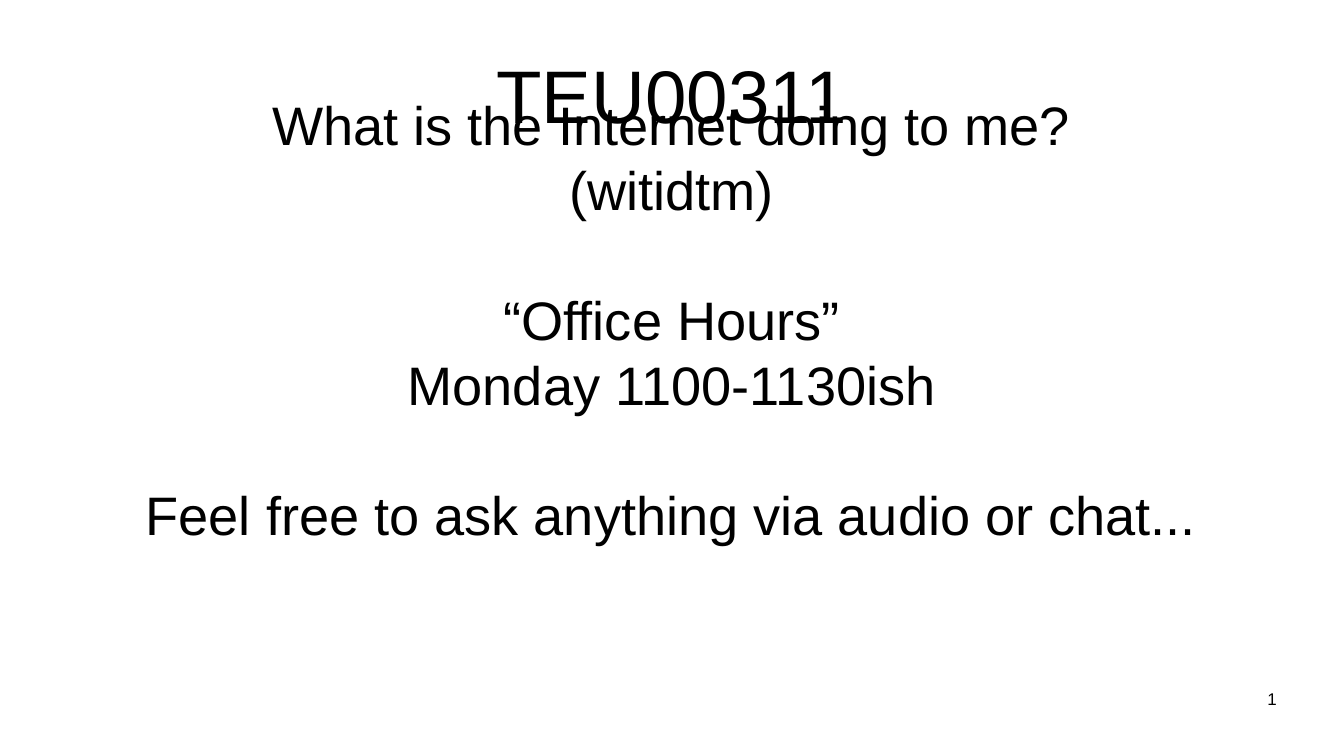
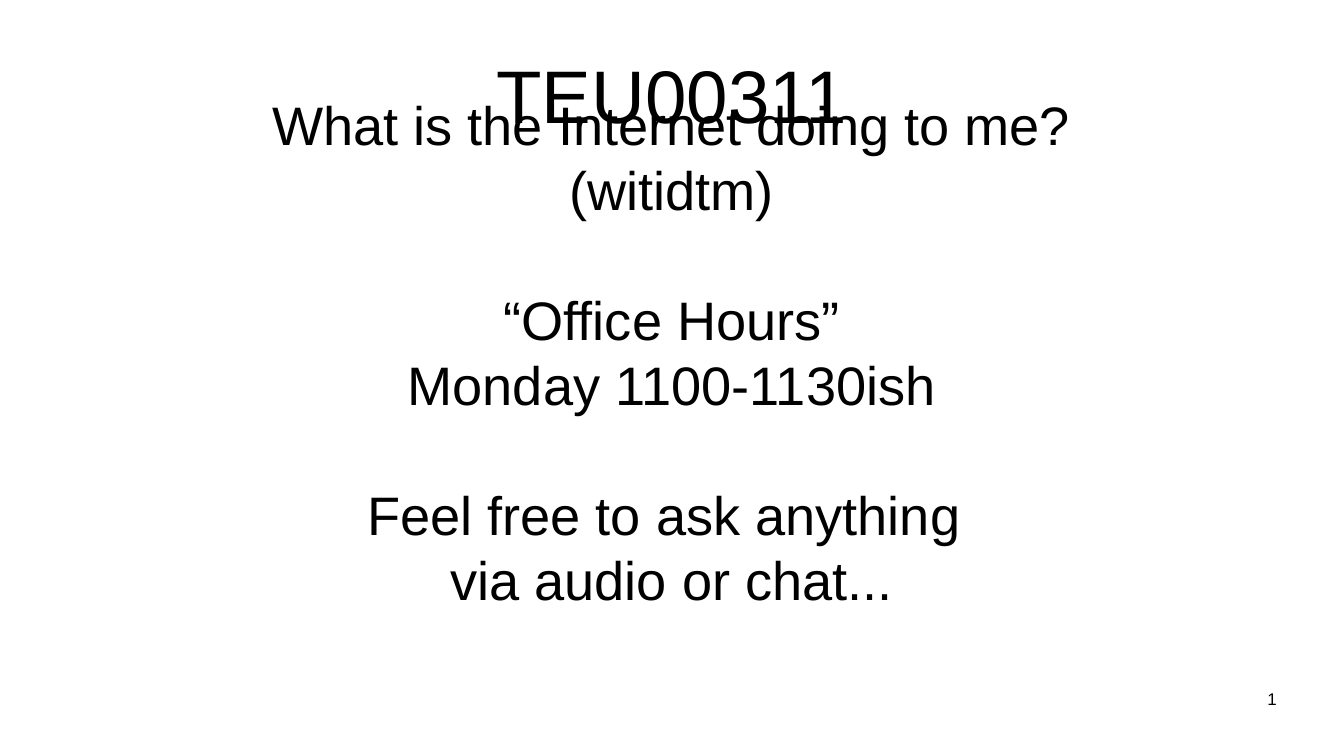
Before and after one commit to sftcd/witidtm, a slide deck: slide 1 of lectures/2021-2022/office-hours.odp. Drawn at 1344x756 pixels with LibreOffice and Linux fonts; fonts in the diff are those of the drawing. Boxes give left, top, right and bottom in pixels: in the first picture for what was removed or moved away, otherwise in the second. Text is boxed around its words. In the diff, an @@ line names an element or a change of style, - is before the commit and + after.

```diff
--- a/lectures/2021-2022/office-hours.odp
+++ b/lectures/2021-2022/office-hours.odp
@@ subtitle at <box>367,495,960,601</box>: text changed @@
-Feel free to ask anything via audio or chat...
+Feel free to ask anything
+via audio or chat...
```
Also in this commit, not shown: 1 slide added, 4 other files.
